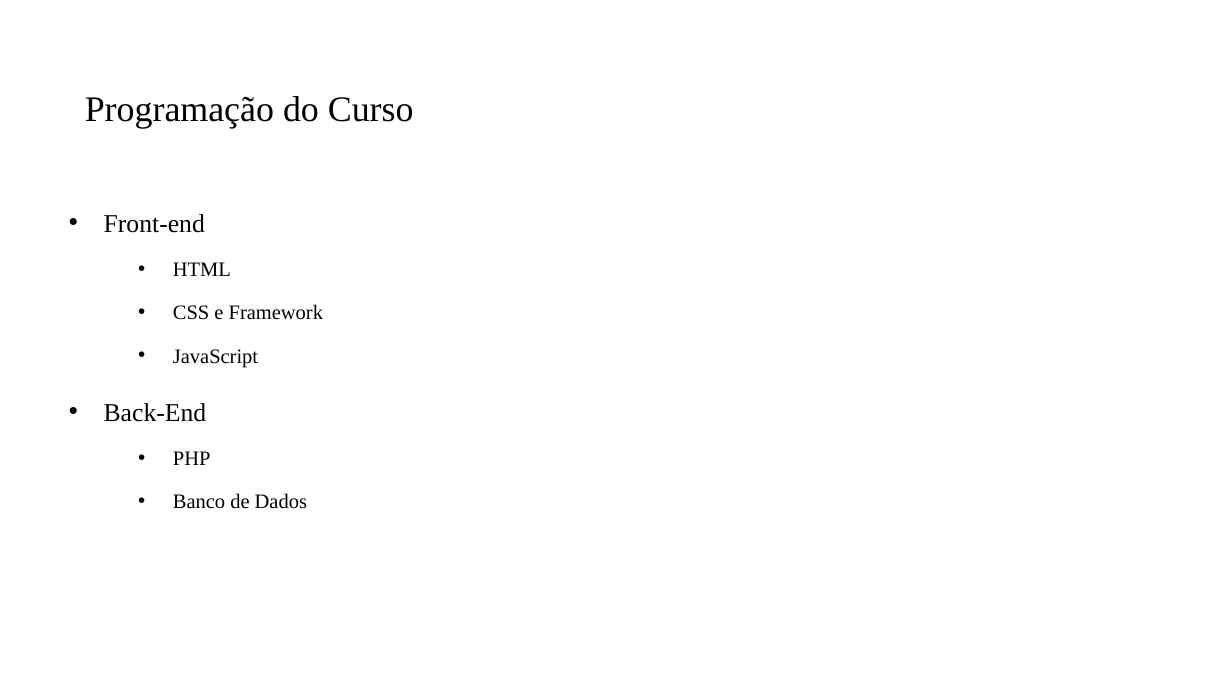
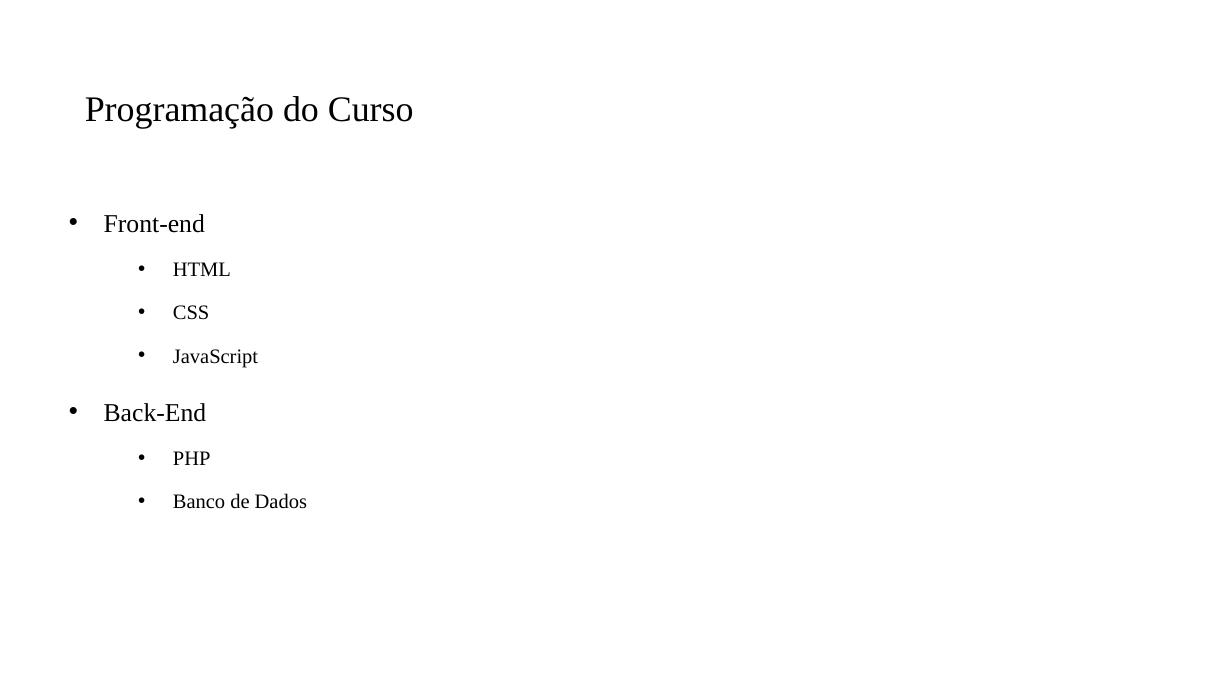
Before and after one commit to PedroMiho/UMC, a slide deck: slide 4 of Lógica e Programação/Módulo 01 - HTML e CSS/Aula 01 - Aula Inaugural/Aula Inaugural.pptx (slide 5 before the commit). Drawn at 1232x693 pixels with LibreOffice and Linux fonts; fonts in the diff are those of the drawing; background and template pictures are left out. Boxes give left, top, right and bottom in pixels: in the first picture for what was removed or moved away, otherwise in the second. Text is boxed around its words. In the diff, an @@ line names an element or a change of style, - is before the commit and + after.

```diff
--- a/Lógica e Programação/Módulo 01 - HTML e CSS/Aula 01 - Aula Inaugural/Aula Inaugural.pptx
+++ b/Lógica e Programação/Módulo 01 - HTML e CSS/Aula 01 - Aula Inaugural/Aula Inaugural.pptx
@@ text at (173, 305, 209, 320): text changed @@
-  • CSS e Framework
+  • CSS
```
Also in this commit, not shown: 1 other slide changed, 24 slides added, 1 slide removed.
